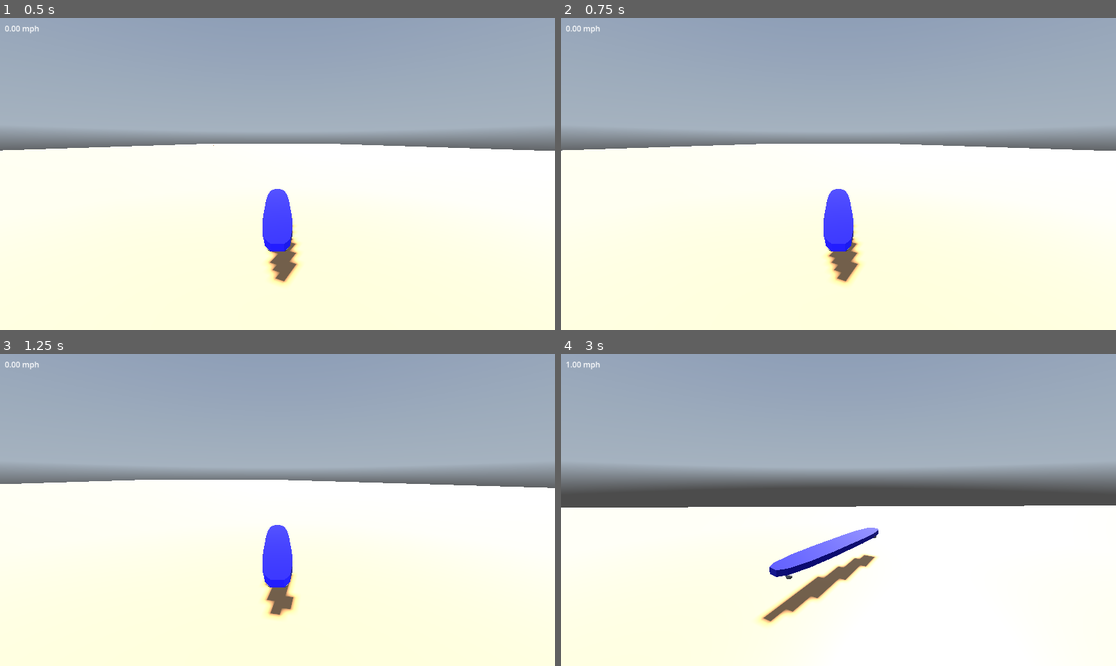
Above: before the commit, frames 1-4 (two rows, left to right).
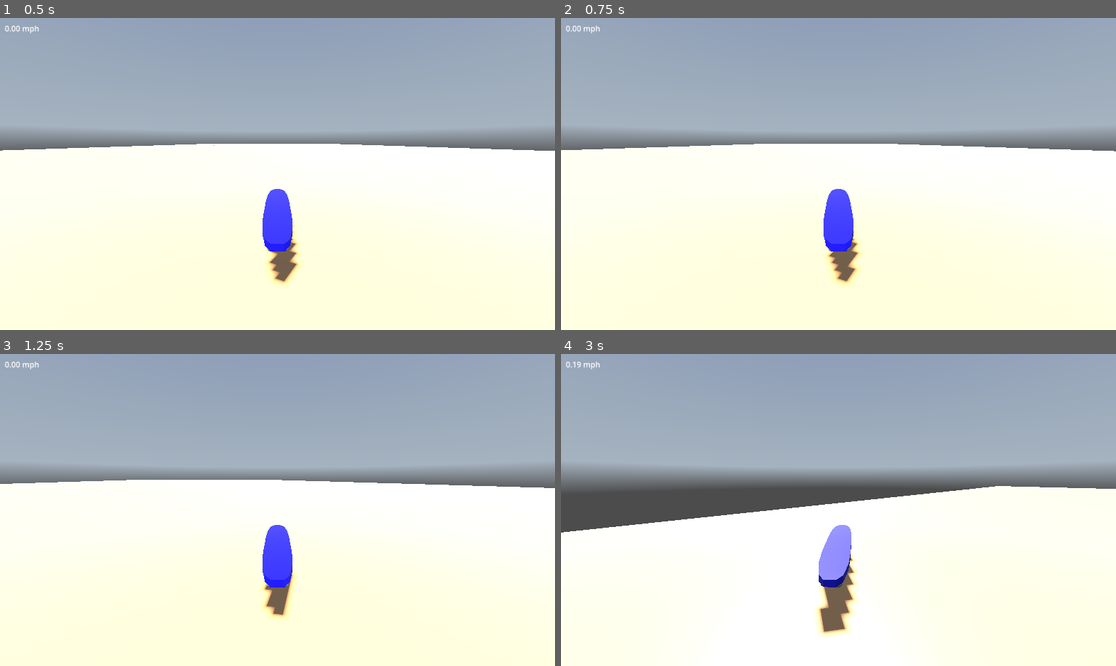
Above: after the commit, the same moments.

Repository: William-Young-97/hover-board
Game: Godot game, scene res://test.tscn
Two runs of this game, one before a commit and one after it. Both use one fixed random seed, a clock stepped at 60 frames per second and the inputs below. A sky picture missing from this copy of the repository is replaced by a grey-blue gradient.
Inputs:
- Up to frame 1 (0.5 s): no input
- Up to frame 2 (0.75 s): hold D (right) from 0.53 s (still down)
- Up to frame 3 (1.25 s): keep holding D (right); tap Shift (jump_drift) at 0.77 s
- Up to frame 4 (3 s): release D (right) at 1.28 s; hold S (back) 1.28-2.03 s; tap Shift (jump_drift) at 1.52 s; hold D (right) 2.03-2.78 s; hold W (forward) from 2.78 s (still down)

Frame 1 is identical in both runs. In frame 2, 0.1% of the frame differs, in the area x 0-100%, y 40-85%; in frame 3, 0.3%; in frame 4, 8.3%, in the area x 0-100%, y 2-100%.

Commit message:
drift depth scales with speed

Diff:
--- a/character_script.gd
+++ b/character_script.gd
@@ -16,8 +16,8 @@
 var input_turn := 0.0
 var _triggers := []
 
-# carries between jump -> jrot -> drift States
-var base_jump_yaw := 0.0
+var base_jump_yaw = 0.0
+var top_speed := 50.0  # used in acceleration; steering; hclamp; tend to zero
 var left_drift = false
 var right_drift = false
 
@@ -28,8 +28,8 @@
 func _physics_process(delta: float) -> void:
 	# DEBUGS
 	#print(current_state.state_name)
-	print("current rotation: ", rotation.y)
-	print("base jump yaw: ", base_jump_yaw)
+
+
 	# print(Engine.get_frames_per_second())
 
 	# CODE
@@ -98,11 +98,11 @@
 
 # forward acceleration
 var _max_acceleration := 8.0
-var _top_speed := 50.0  # used in acceleration; steering; hclamp; tend to zero
+
 
 func calc_forward_accel_delta(curr_fwd_spd: float, delta: float) -> float:
 	# how far along top speed we are
-	var frac = clamp(curr_fwd_spd / _top_speed, 0.0, 1.0)
+	var frac = clamp(curr_fwd_spd / top_speed, 0.0, 1.0)
 	# quadratic taper: big accel at low speeds, zero at top
 	var strength = _max_acceleration * (1.0 - frac * frac)
 	return strength * delta
@@ -139,7 +139,7 @@
 	var signed_spd = horizontal_velocity.dot(forward_direction)
 
 	if signed_spd > 0.0:
-		var speed_frac = clamp(curr_spd / _top_speed, 0.0, 1.0)
+		var speed_frac = clamp(curr_spd / top_speed, 0.0, 1.0)
 		var decel = _deceleration_rate * speed_frac * delta
 		decel = min(decel, curr_spd)
 		var drag_dir = -horizontal_velocity.normalized()
@@ -153,8 +153,8 @@
 		velocity += drag_dir * decel
 
 # turn settings
-var _max_turn_rate := 1.5
-var _turn_acceleration := 8.0
+var _max_turn_rate := 1.2
+var _turn_acceleration := 20.0
 var _turn_curve_exponent := 2.0
 var _turn_damping := 10.0
 var _turn_velocity := 0.0
@@ -162,10 +162,10 @@
 func steering(delta: float, input_turn: float) -> void:
 	# base fractions
 	var hspeed    = Vector3(velocity.x,0,velocity.z).length()
-	var speed_frac= clamp(hspeed / _top_speed, 0.0, 1.0)
+	var speed_frac= clamp(hspeed / top_speed, 0.0, 1.0)
 
 	# min‐floor + sqrt ramp over first 40%
-	var raw       = clamp(speed_frac / 0.4, 0.0, 1.0)
+	var raw       = clamp(speed_frac / 0.5, 0.0, 1.0)
 	var min_carve = 0.2
 	var turn_scale= lerp(min_carve, 1.0, sqrt(raw))
 
@@ -198,7 +198,7 @@
 	velocity = velocity.rotated(Vector3.UP, actual_turn)
 
 # how is this going to interact with our gravity and airbourne function
-const _jump_strength := 2
+const _jump_strength := 1.5
 func jump() -> void:
 	velocity += Vector3(0, _jump_strength ,0)
 
@@ -237,8 +237,8 @@
 
 func horizontal_clamp():
 	var hvel = Vector3(velocity.x, 0, velocity.z)
-	if hvel.length() > _top_speed:
-		hvel = hvel.normalized() * _top_speed
+	if hvel.length() > top_speed:
+		hvel = hvel.normalized() * top_speed
 		velocity.x = hvel.x
 		velocity.z = hvel.z
 
--- a/states/drifting.gd
+++ b/states/drifting.gd
@@ -1,5 +1,18 @@
 extends State
 class_name DriftingState
+# TODO
+# 1
+# Change top speed scaling system to just output the maximum aviable yaw based on top speed
+# Implement a system which scales the amount of actual yaw by time inward input is held
+# This should allow players more finegrain control of depth adjusment
+
+# 2
+# Add roll to the body and keep ray castrs down to really sell the drift more
+
+# 3
+# Revist outward drift force? what can i scale it to determine it?
+# 4
+# mini game system?
 
 var state_name = "drifting"
 
@@ -31,24 +44,45 @@
 # this method will switch to handle left vs right drift
 func _apply_fine_drift_yaw(character: Character, delta):
 	var drift_fine_yaw_rate := 1.5
-	const MAX_FINE_BANK = deg_to_rad(15)
+	# this will probably benefit from being some kind of scaled ratio
 	var outward_push_strength := 1.5
 	var side = character.get_side_axis()
 
 	if character.left_drift:
 		if character.input_left:
-			character.rotation.y += drift_fine_yaw_rate * delta
+			var dir = 1
+			# character.rotation.y += drift_fine_yaw_rate * delta
+			_scale_drift_yaw_to_speed(character, dir, delta)
 			_apply_inward_drift_velocity_blend(character, delta)
 		elif character.input_right:
 			character.velocity += side *  outward_push_strength * delta
 
 	elif character.right_drift:
 		if character.input_right:
-			character.rotation.y -= drift_fine_yaw_rate * delta
+			var dir = -1
+			#character.rotation.y -= drift_fine_yaw_rate * delta
+			_scale_drift_yaw_to_speed(character, dir, delta)
 			_apply_inward_drift_velocity_blend(character, delta)
 		elif character.input_left:
 			character.velocity += -side *  outward_push_strength * delta
 
+# drifting becomes more effective at higher speeds
+func _scale_drift_yaw_to_speed(character: Character, dir, delta):
+	var starting_yaw_rate := 0.8  # radians/sec when barely carving
+	var max_yaw_rate      := 1.8 # radians/sec when fully carving
+	var min_carve_frac    := 0.01
+	var hvel      = Vector3(character.velocity.x, 0, character.velocity.z)
+	var speed_frac = clamp(hvel.length() / character.top_speed, 0.0, 1.0)
+
+	# build a “turn carve scale” that goes from min_carve_frac1.0
+	# as sqrt(speed_frac) goes 0→1
+	var carve_scale = lerp(min_carve_frac, 1.0, sqrt(speed_frac))
+
+	# now lerp yaw rate from starting→max by carve_scale
+	var yaw_rate = lerp(starting_yaw_rate, max_yaw_rate, carve_scale)
+	print(yaw_rate)
+	# apply it
+	character.rotation.y += yaw_rate * delta * dir
 
 @export var drift_vel_blend := 5
 
